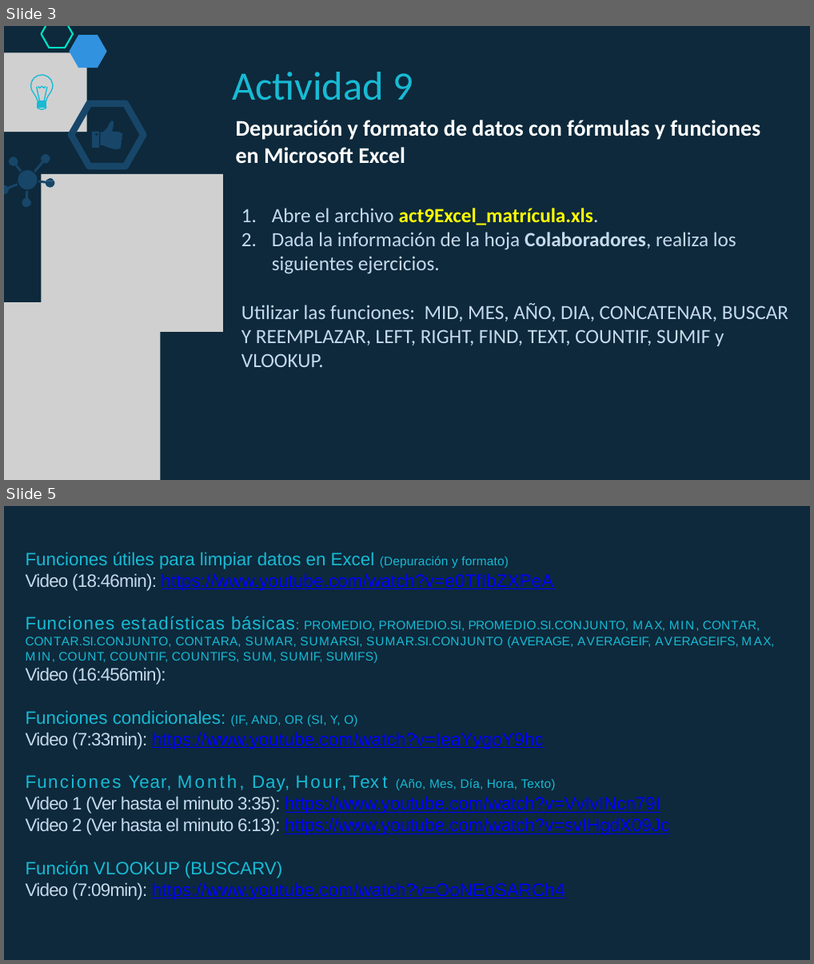
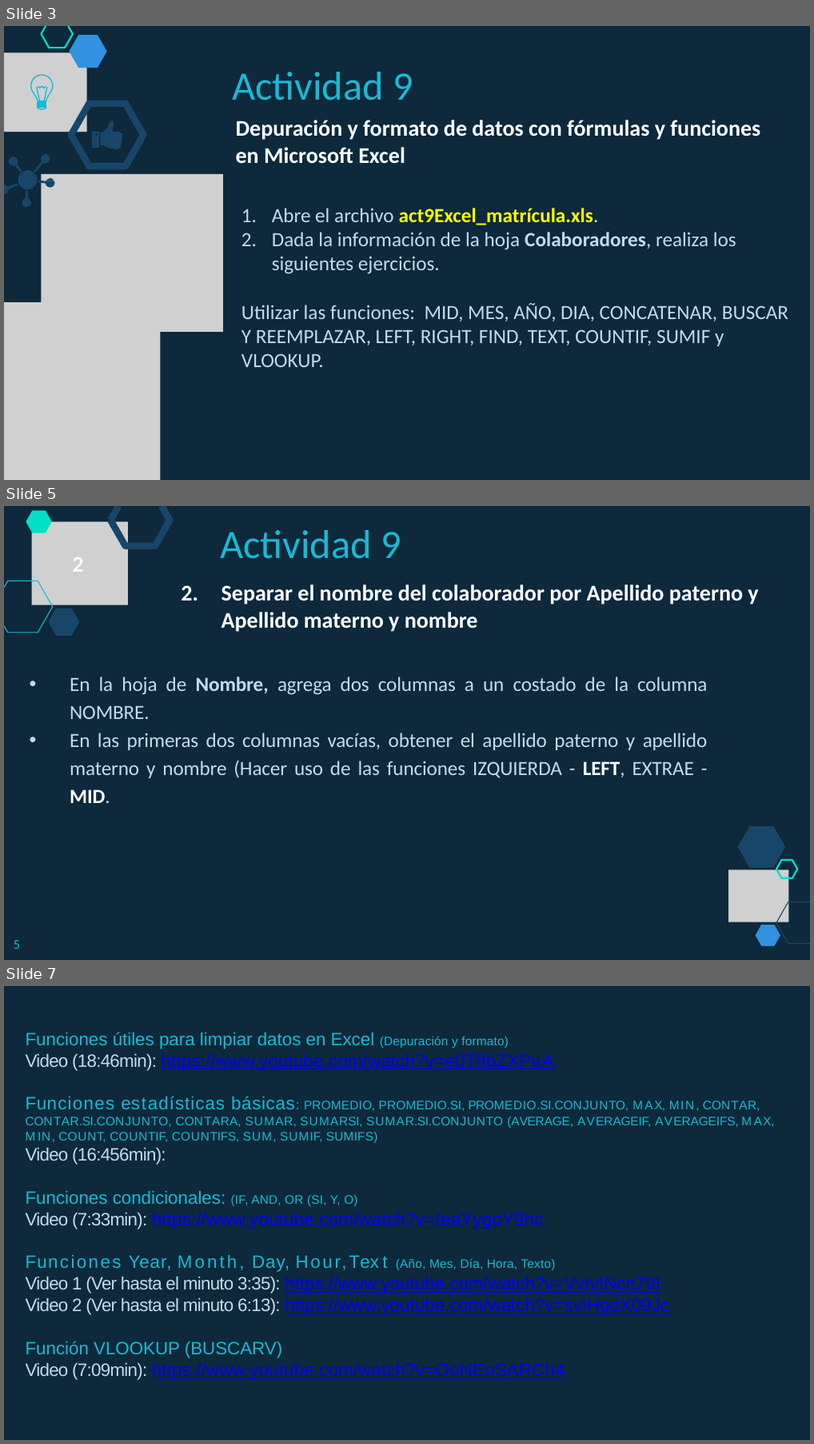
Before and after one commit to lizetheP/PensamientoC, a slide deck: Calendario2019/Presentaciones/Semana4/Act9_IntroduccionManipulacionDatos.pptx. Shown one above the other, each under a label of ours: slides 3 and 5 before the commit, slides 3, 5 and 7 after it; the slides between them are not shown. The pictures are 814x964 and 814x1444 pixels, drawn with LibreOffice and Linux fonts; fonts in the diff are those of the drawing; grey boxes stand for pictures. Boxes give left, top, right and bottom in pixels: in the first picture for what was removed or moved away, otherwise in the second. Text is boxed around its words. In the diff, an @@ line names an element or a change of style, - is before the commit and + after.

```diff
--- a/Calendario2019/Presentaciones/Semana4/Act9_IntroduccionManipulacionDatos.pptx
+++ b/Calendario2019/Presentaciones/Semana4/Act9_IntroduccionManipulacionDatos.pptx
@@ slide 5 added at (4,506,810,960), background #FFFFFF; not listed: 1 template element that a slide beside it also shows @@
@@ freeform shape added at (26,511,51,533), fill #00E0C5 @@
@@ picture added at (31,521,127,604) @@
@@ freeform shape added at (110,506,170,545), outline #174669 6 pt @@
@@ freeform shape added at (110,506,118,520), outline #174669 6 pt @@
@@ text added at (220,530,402,559), 36 pt, text #18BAD4 @@
+Actividad 9
@@ text added at (72,557,83,572), 20 pt, text #FFFFFF, bold @@
+2
@@ freeform shape added at (4,581,52,632), outline #18BAD4 0.8 pt @@
@@ text added at (222,584,758,632), 20 pt, text #FFFFFF, bold @@
+2. Separar el nombre del colaborador por Apellido paterno y Apellido materno y nombre
@@ freeform shape added at (48,608,80,636), fill #174669 @@
@@ text added at (70,676,708,803), 18 pt, text #C5DAEB @@
+• En la hoja de Nombre, agrega dos columnas a un costado de la columna NOMBRE.
+• En las primeras dos columnas vacías, obtener el apellido paterno y apellido materno y nombre (Hacer uso de las funciones IZQUIERDA - LEFT, EXTRAE - MID.
@@ freeform shape added at (738,826,786,868), fill #174669 @@
@@ freeform shape added at (777,860,798,879), outline #00E0C5 1.6 pt @@
@@ picture added at (729,870,790,922) @@
@@ freeform shape added at (777,902,810,923), outline #174669 0.8 pt @@
@@ freeform shape added at (755,924,781,946), fill #3192E0 @@
@@ freeform shape added at (777,922,810,943), outline #174669 0.8 pt @@
@@ text added at (14,940,20,948), 12 pt, text #18BAD4 @@
+5
@@ what was slide 5 is now slide 7 @@
```
Also in this commit, not shown: 1 slide changed, 1 other slide added, 14 other files.
